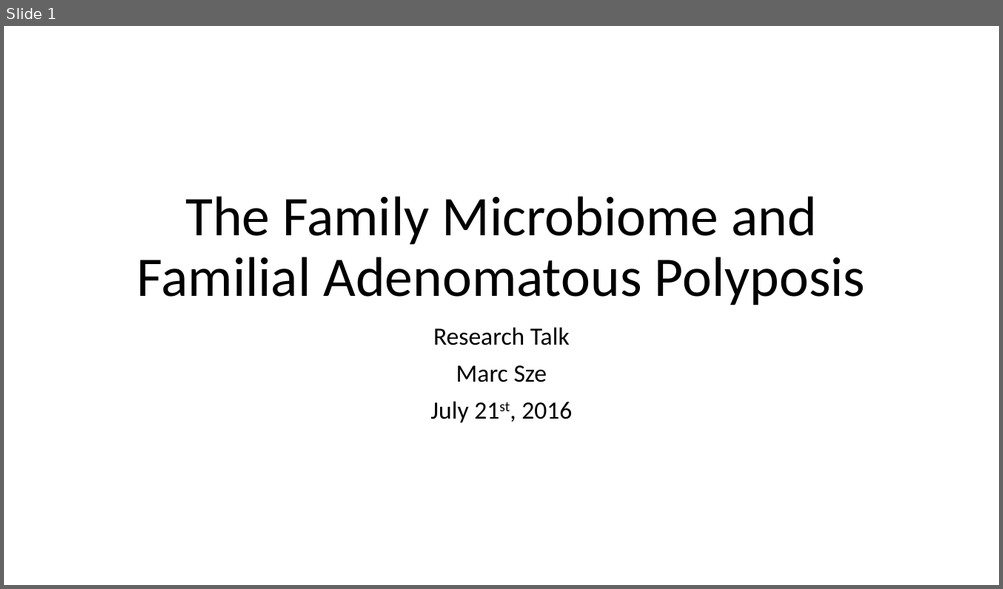
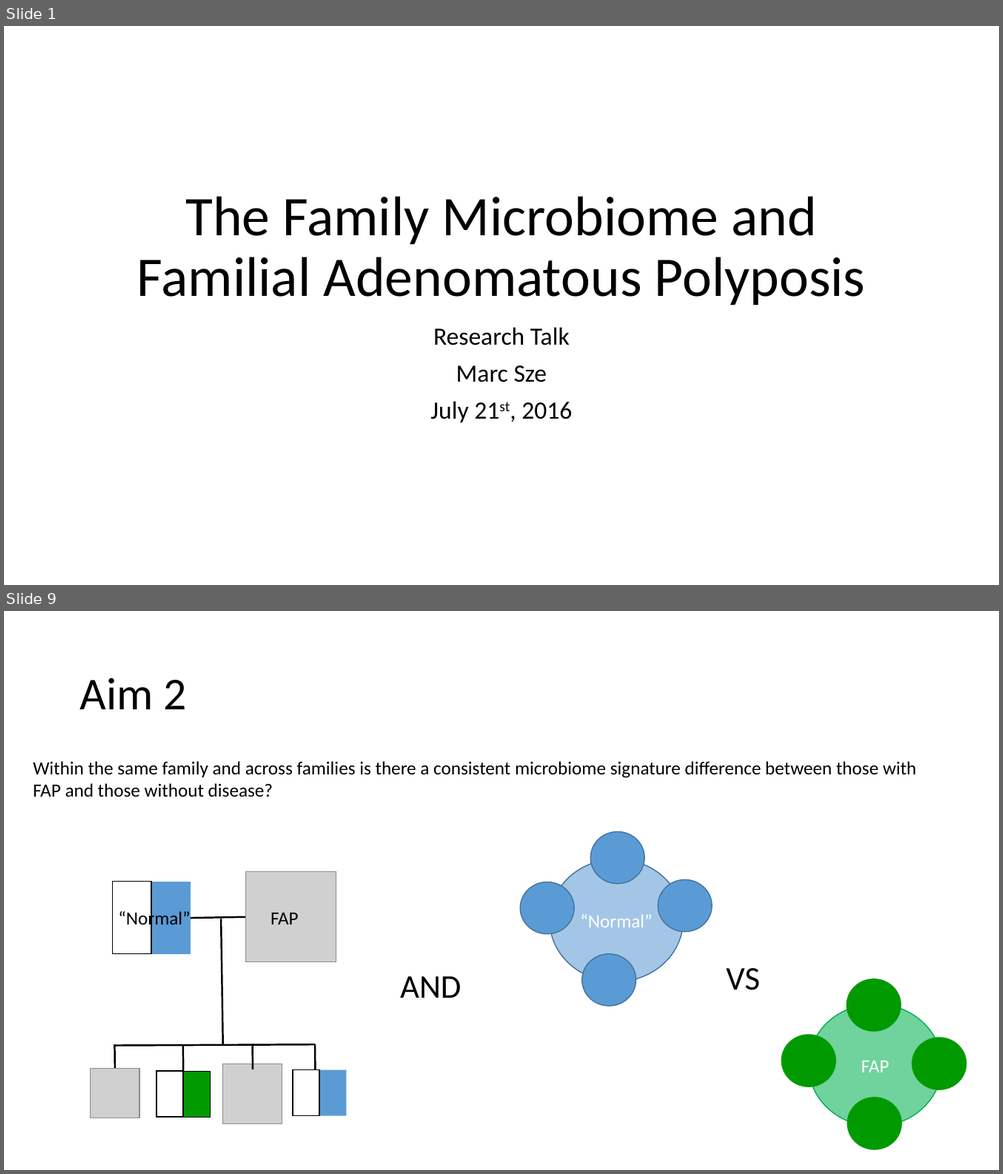
Before and after one commit to marcsze/SchlossLabPresentations, a slide deck: 2016_07_21/ResearchTalkPresentation.pptx. Shown one above the other, each under a label of ours: slide 1 before the commit, slides 1 and 9 after it; the slides between them are not shown. The pictures are 1003x589 and 1003x1174 pixels, drawn with LibreOffice and Linux fonts; fonts in the diff are those of the drawing; grey boxes stand for pictures. Boxes give left, top, right and bottom in pixels: in the first picture for what was removed or moved away, otherwise in the second. Text is boxed around its words. In the diff, an @@ line names an element or a change of style, - is before the commit and + after.

```diff
--- a/2016_07_21/ResearchTalkPresentation.pptx
+++ b/2016_07_21/ResearchTalkPresentation.pptx
@@ slide 9 added at box(4, 611, 999, 1170), background #FFFFFF @@
@@ title added at box(79, 678, 186, 709), 44 pt, text #000000 @@
+Aim 2
@@ text added at box(33, 761, 916, 797), 18 pt, text #000000 @@
+Within the same family and across families is there a consistent microbiome signature difference between those with
+FAP and those without disease?
@@ ellipse added at box(590, 832, 644, 884), fill #5B9BD5, outline #43739E 1 pt @@
@@ picture added at box(246, 872, 336, 963) @@
@@ ellipse added at box(549, 860, 683, 982), fill #5B9BD5 at 56% opacity, outline #43739E 1 pt, 18 pt, text #FFFFFF @@
+“Normal”
@@ rectangle added at box(113, 882, 190, 954), fill #5B9BD5 @@
@@ rectangle added at box(113, 882, 152, 954), fill #FFFFFF, outline #000000 1 pt @@
@@ ellipse added at box(521, 883, 574, 935), fill #5B9BD5, outline #43739E 1 pt @@
@@ ellipse added at box(657, 880, 711, 933), fill #5B9BD5, outline #43739E 1 pt @@
@@ text added at box(118, 909, 190, 929), 18 pt, text #000000 @@
+“Normal”
@@ line added from (188, 918) to (246, 917), #000000 1.75 pt @@
@@ line added from (221, 919) to (222, 1045), #000000 1.75 pt @@
@@ text added at box(270, 913, 299, 925), 18 pt, text #000000 @@
+FAP
@@ ellipse added at box(582, 954, 636, 1006), fill #5B9BD5, outline #43739E 1 pt @@
@@ text added at box(400, 977, 461, 998), 32 pt, text #000000 @@
+AND
@@ text added at box(726, 968, 760, 991), 32 pt, text #000000 @@
+VS
@@ ellipse added at box(846, 980, 900, 1032), fill #009A00, outline #009A00 1 pt @@
@@ ellipse added at box(808, 1004, 942, 1127), fill #00B050 at 56% opacity, outline #00B050 1 pt, 18 pt, text #FFFFFF @@
+FAP
@@ line added from (114, 1046) to (315, 1045), #000000 1.75 pt @@
@@ line added from (114, 1045) to (115, 1071), #000000 1.75 pt @@
@@ line added from (183, 1045) to (183, 1071), #000000 1.75 pt @@
@@ line added from (253, 1045) to (253, 1070), #000000 1.75 pt @@
@@ line added from (315, 1045) to (315, 1071), #000000 1.75 pt @@
@@ ellipse added at box(782, 1035, 835, 1087), fill #009A00, outline #009A00 1 pt @@
@@ ellipse added at box(912, 1038, 966, 1090), fill #009A00, outline #009A00 1 pt @@
@@ picture added at box(91, 1069, 140, 1119) @@
@@ rectangle added at box(156, 1071, 183, 1118), fill #FFFFFF, outline #000000 1 pt @@
@@ rectangle added at box(157, 1071, 210, 1118), fill #009A00, outline #000000 1 pt @@
@@ picture added at box(222, 1065, 282, 1125) @@
@@ rectangle added at box(293, 1071, 347, 1117), fill #5B9BD5 @@
@@ rectangle added at box(293, 1070, 319, 1116), fill #FFFFFF, outline #000000 1 pt @@
@@ ellipse added at box(847, 1098, 901, 1150), fill #009A00, outline #009A00 1 pt @@
```
Also in this commit, not shown: 1 slide changed, 12 other slides added, 1 other file.
